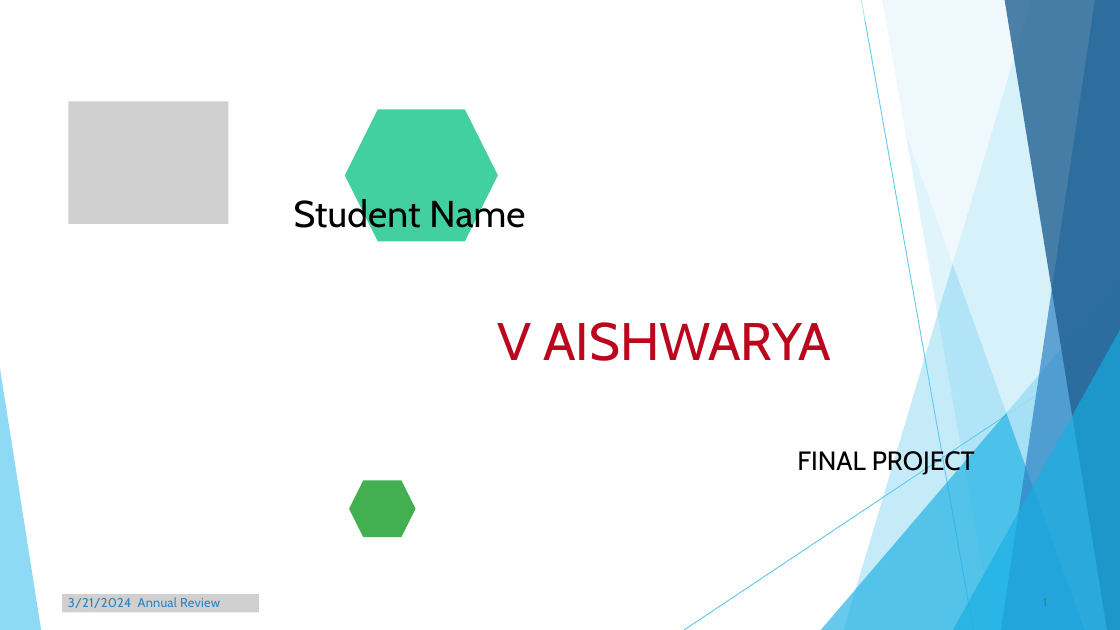
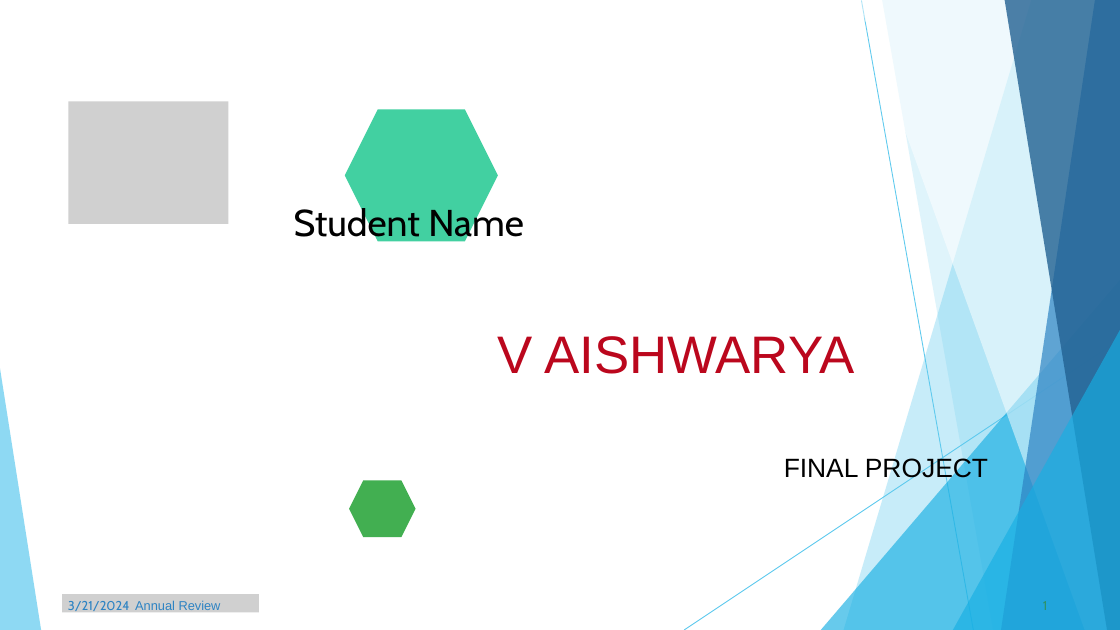
Before and after one commit to aishu-v1717/keylogger, a slide deck: slide 1 of AISH PROJECTs.pptx.pptx. Drawn at 1120x630 pixels with LibreOffice and Linux fonts; fonts in the diff are those of the drawing; grey boxes stand for pictures. Boxes give left, top, right and bottom in pixels: in the first picture for what was removed or moved away, otherwise in the second. Text is boxed around its words. In the diff, an @@ line names an element or a change of style, - is before the commit and + after.

```diff
--- a/AISH PROJECTs.pptx.pptx
+++ b/AISH PROJECTs.pptx.pptx
@@ freeform shape at box(843, 0, 1120, 630): fill #5FCAEE at 36% opacity to #5FCAEE at 35% opacity @@
@@ text "Student Name" at box(294, 204, 524, 244): letter spacing 0.2 to 0 pt; line spacing 57.6pt to 1.2 @@
@@ text "V AISHWARYA" at box(498, 336, 855, 374): font Cabin to Arial, letter spacing -0.1 to 0 pt; line spacing 81.5pt to 1.2 @@
@@ text "FINAL PROJECT" at box(784, 457, 988, 483): font Cabin to Arial; line spacing 47.6pt to 1.4 @@
@@ text "3/21/2024 Annual Review" at box(68, 600, 221, 614): font Cabin to Arial in "Annual Review"; letter spacing 0.3 to 0 pt; line spacing 19.8pt to 1.2 @@
@@ text "1" at box(1043, 601, 1048, 610): letter spacing 0.1 to 0 pt; line spacing 19.8pt to 1.2 @@
```
Also in this commit, not shown: 16 other slides changed.
